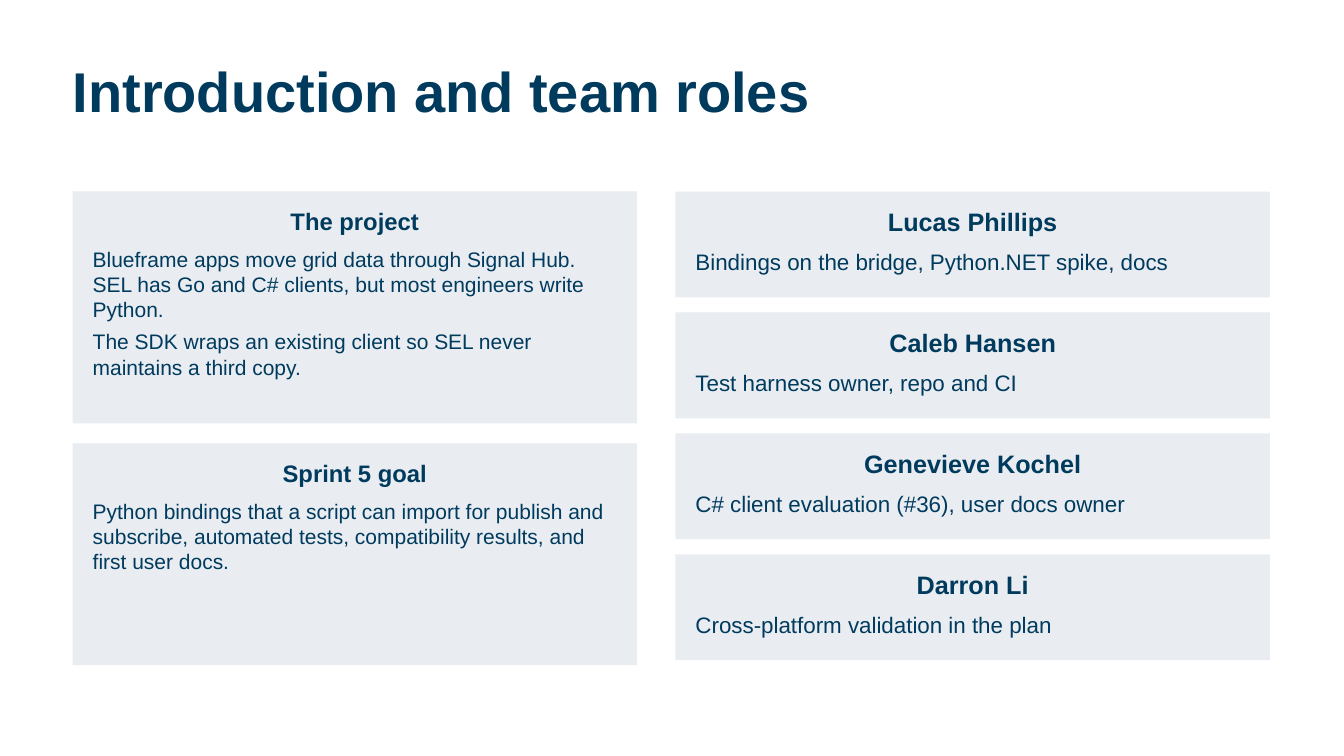
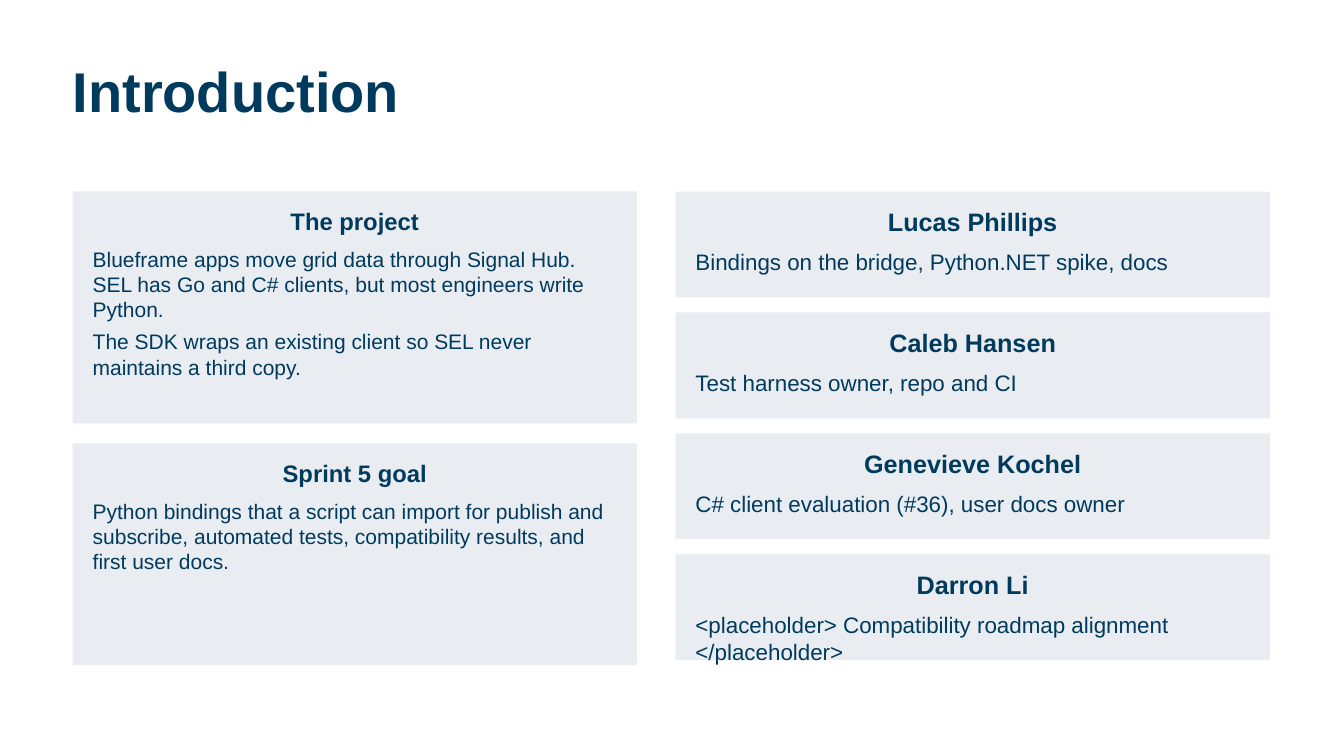
Before and after one commit to calebh13/sel-blueframe-sdk, a slide deck: slide 2 of Sprints/Sprint_5/Sprint 5 Presentation.pptx. Drawn at 1344x756 pixels with LibreOffice and Linux fonts; fonts in the diff are those of the drawing. Boxes give left, top, right and bottom in pixels: in the first picture for what was removed or moved away, otherwise in the second. Text is boxed around its words. In the diff, an @@ line names an element or a change of style, - is before the commit and + after.

Commit message:
Sprint 5 slides follow the video template, Darron placeholders

```diff
--- a/Sprints/Sprint_5/Sprint 5 Presentation.pptx
+++ b/Sprints/Sprint_5/Sprint 5 Presentation.pptx
@@ title at (73, 71, 399, 113): text changed @@
-Introduction and team roles
+Introduction
@@ text in rectangle at (695, 616, 1168, 665): text changed @@
-Cross-platform validation in the plan
+<placeholder> Compatibility roadmap alignment </placeholder>
```
Also in this commit, not shown: 14 other slides changed, 1 other file.
